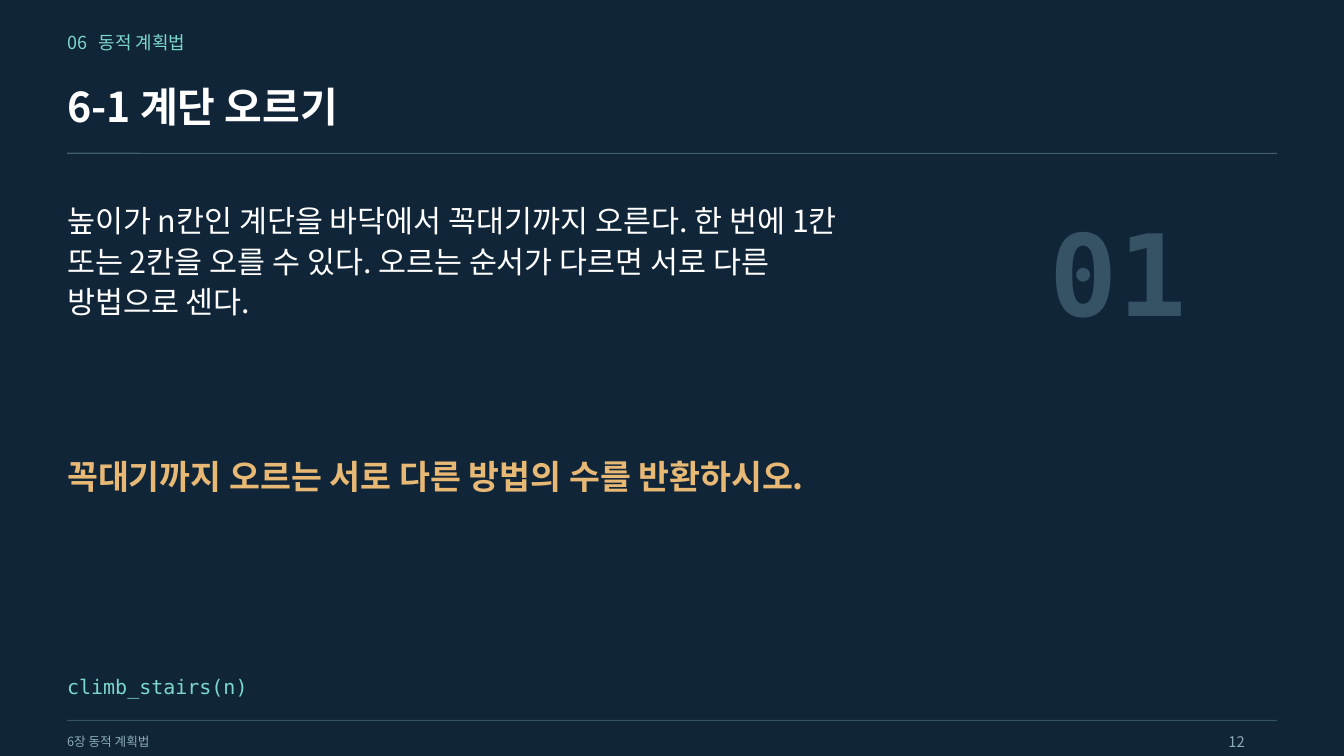
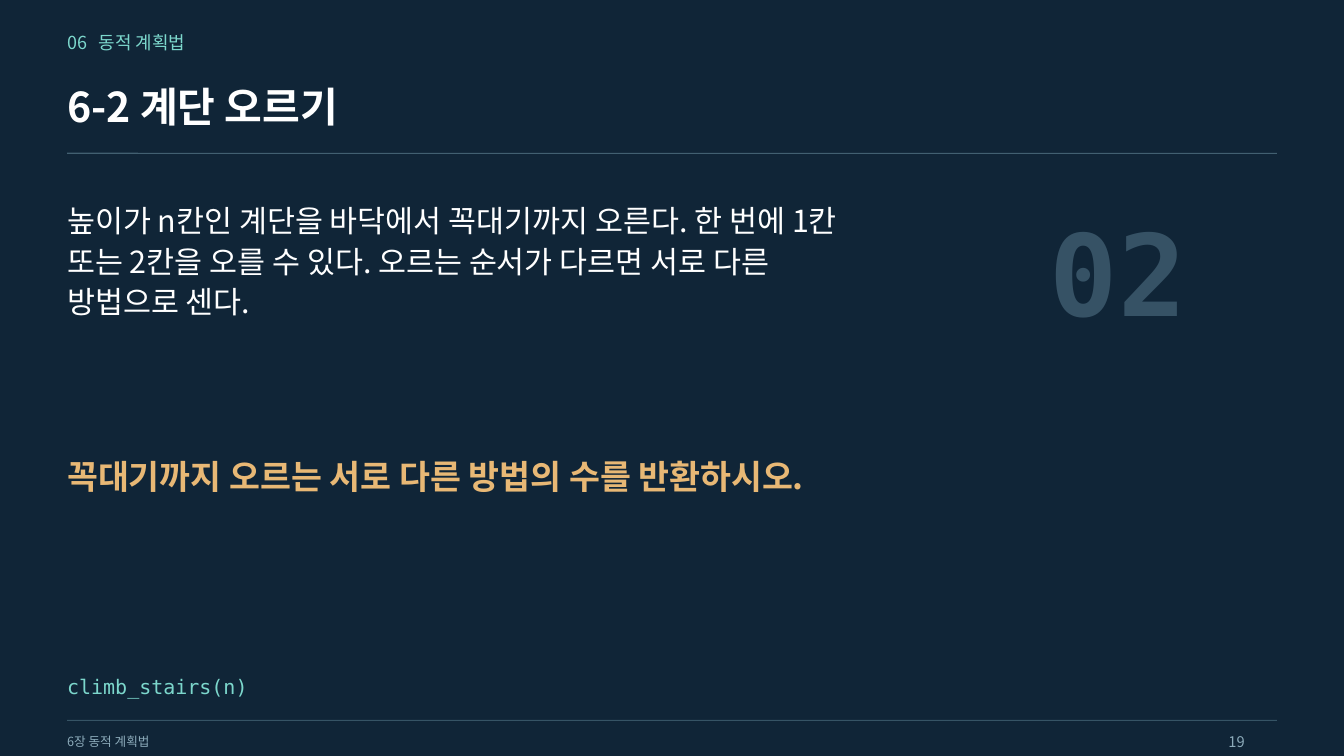
Before and after one commit to Sangdon-Park/Sangdon-Park.github.io, a slide deck: slide 19 of data/알고리즘/6장_동적_계획법.pptx (slide 12 before the commit). Drawn at 1344x756 pixels with LibreOffice and Linux fonts; fonts in the diff are those of the drawing. Boxes give left, top, right and bottom in pixels: in the first picture for what was removed or moved away, otherwise in the second. Text is boxed around its words. In the diff, an @@ line names an element or a change of style, - is before the commit and + after.

```diff
--- a/data/알고리즘/6장_동적_계획법.pptx
+++ b/data/알고리즘/6장_동적_계획법.pptx
@@ text at [67, 87, 338, 126]: text changed @@
-6-1 계단 오르기
+6-2 계단 오르기
@@ text at [1050, 232, 1187, 317]: text changed @@
-01
+02
@@ text at [1228, 736, 1244, 747]: text changed @@
-12
+19
```
Also in this commit, not shown: 49 other slides changed, 1 slide added, 7 slides removed, 22 other files.
